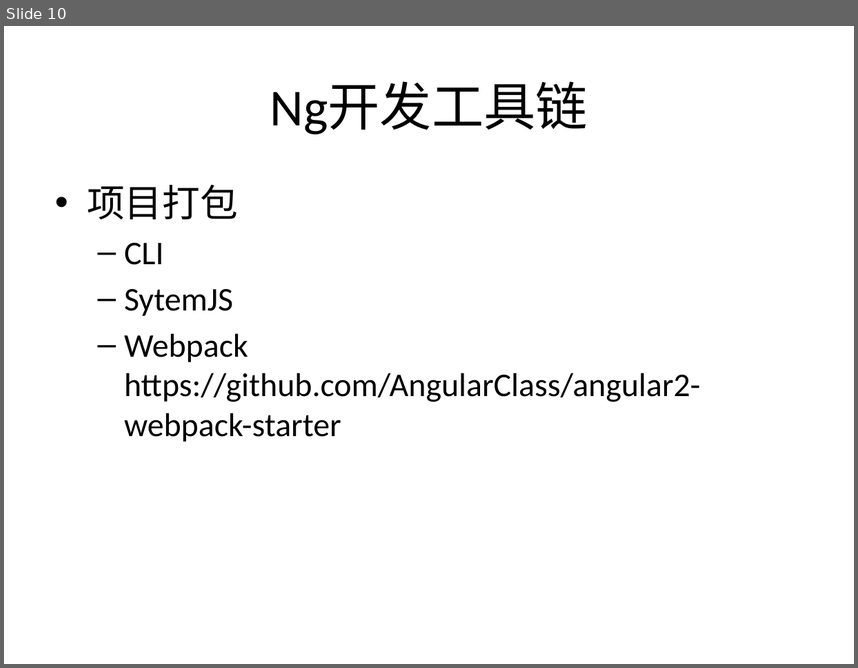
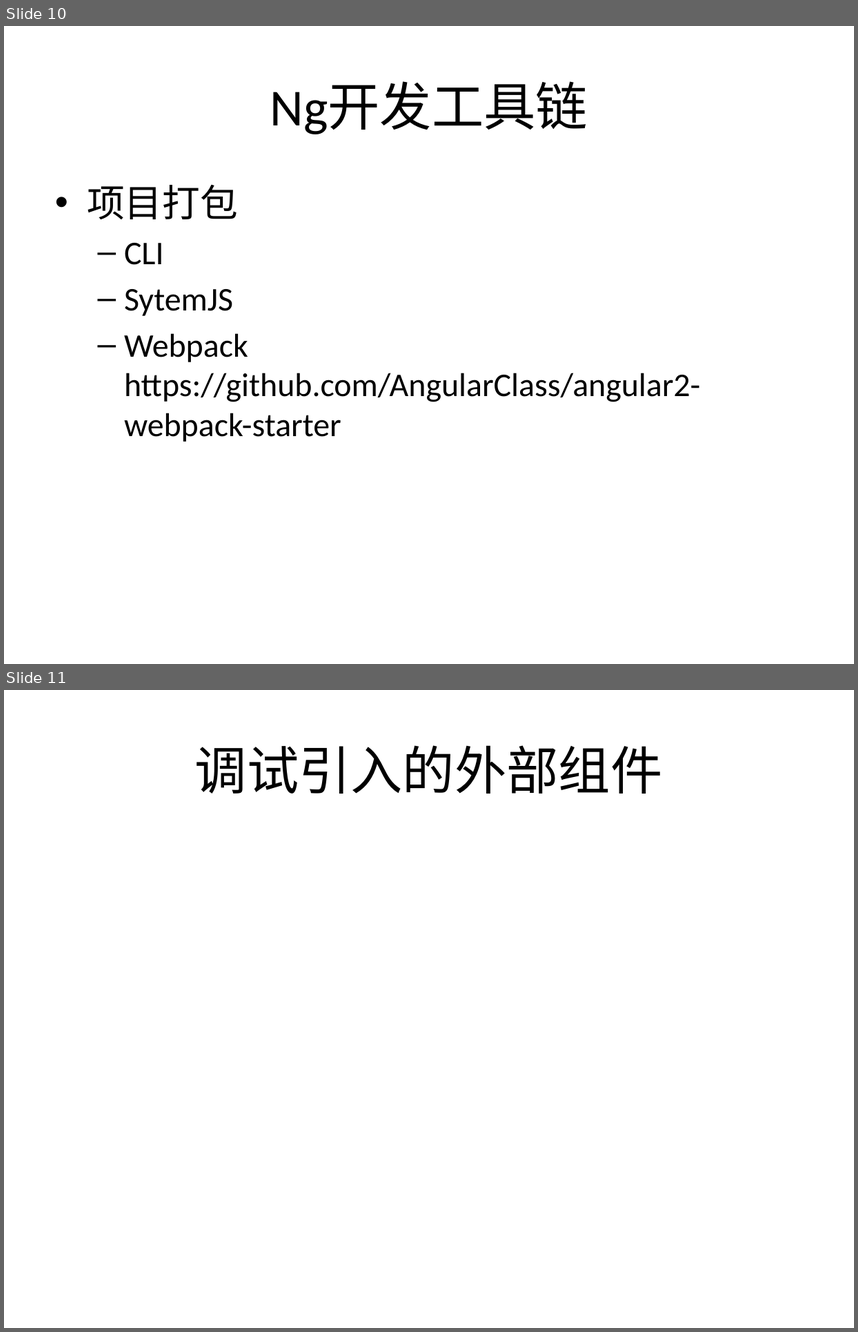
Before and after one commit to jasonLiu001/ng-study-ppt-files, a slide deck: files/Angular2.pptx. Shown one above the other, each under a label of ours: slide 10 before the commit, slides 10 and 11 after it. The pictures are 858x668 and 858x1332 pixels, drawn with LibreOffice and Linux fonts; fonts in the diff are those of the drawing. Boxes give left, top, right and bottom in pixels: in the first picture for what was removed or moved away, otherwise in the second. Text is boxed around its words. In the diff, an @@ line names an element or a change of style, - is before the commit and + after.

```diff
--- a/files/Angular2.pptx
+++ b/files/Angular2.pptx
@@ slide 11 added at (4,690,854,1328), background #CBE9CF @@
@@ title added at (195,745,663,793), 44 pt, text #000000 @@
+调试引入的外部组件
```
Also in this commit, not shown: 5 other slides added.
